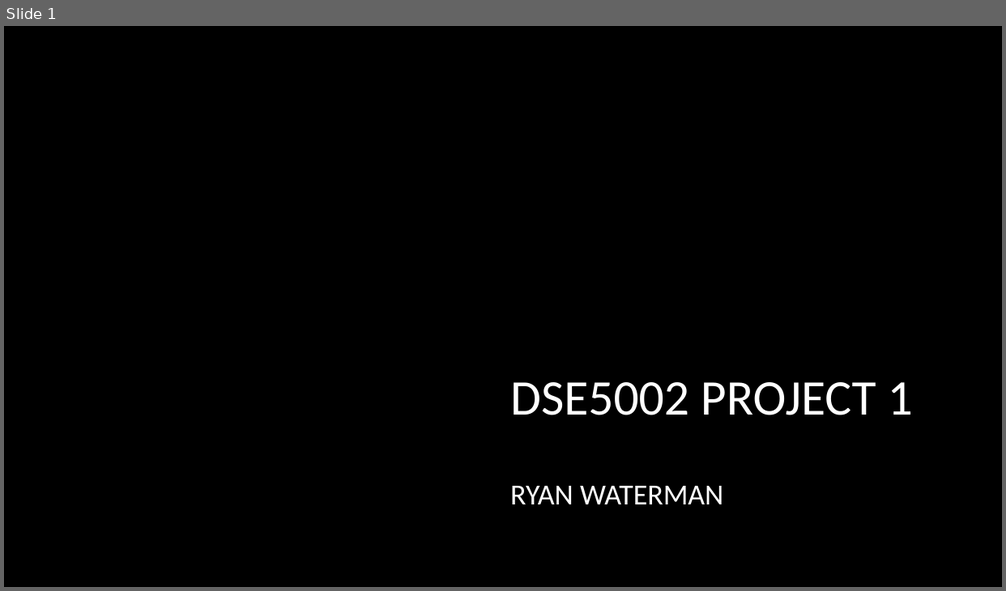
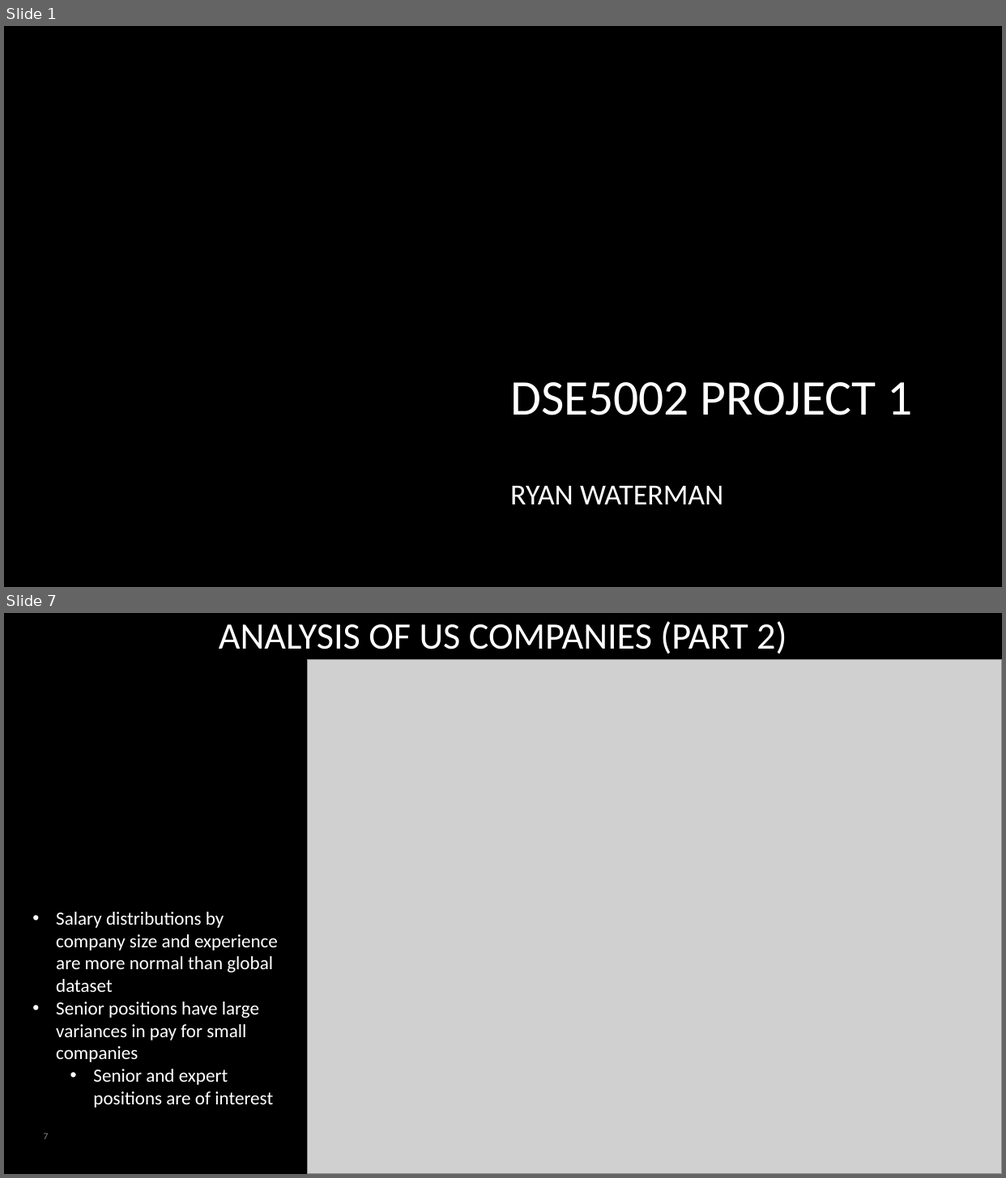
Before and after one commit to rcwaterman/DSE5002_Project_1, a slide deck: Presentation/Project_1_Presentation.pptx. Shown one above the other, each under a label of ours: slide 1 before the commit, slides 1 and 7 after it; the slides between them are not shown. The pictures are 1006x591 and 1006x1178 pixels, drawn with LibreOffice and Linux fonts; fonts in the diff are those of the drawing; grey boxes stand for pictures; background and template pictures are left out. Boxes give left, top, right and bottom in pixels: in the first picture for what was removed or moved away, otherwise in the second. Text is boxed around its words. In the diff, an @@ line names an element or a change of style, - is before the commit and + after.

Commit message:
Completing analysis

```diff
--- a/Presentation/Project_1_Presentation.pptx
+++ b/Presentation/Project_1_Presentation.pptx
@@ slide 7 added at [4, 613, 1002, 1174], background #000000 @@
@@ title added at [219, 621, 786, 653], 36 pt, text #FFFFFF @@
+ANALYSIS OF US COMPANIES (PART 2)
@@ picture added at [307, 659, 1002, 1174] @@
@@ text added at [56, 912, 278, 1108], 18 pt, text #FFFFFF @@
+• Salary distributions by company size and experience are more normal than global dataset
+• Senior positions have large variances in pay for small companies
+  • Senior and expert positions are of interest
@@ page number added at [44, 1133, 49, 1139], 9 pt, text #8C8C8C @@
+7
```
Also in this commit, not shown: 10 other slides added, 1 slide removed, 5 other files.
